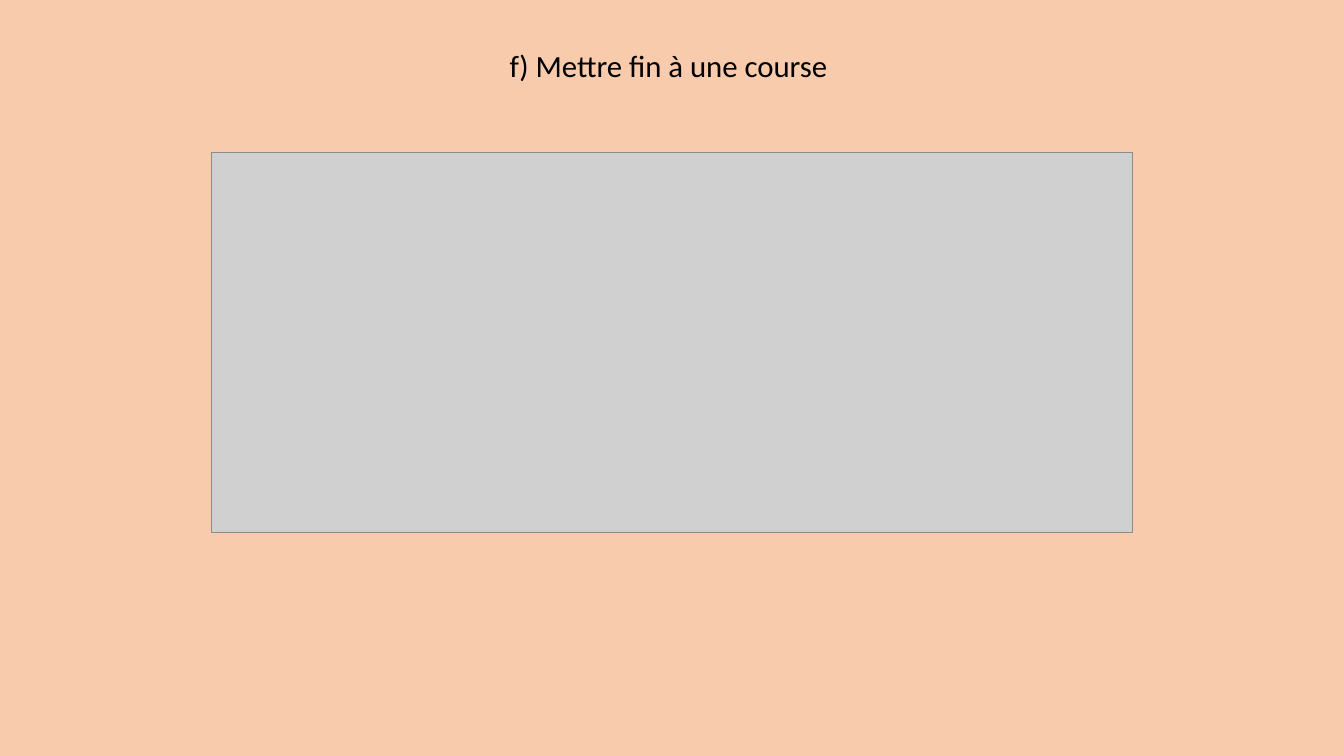
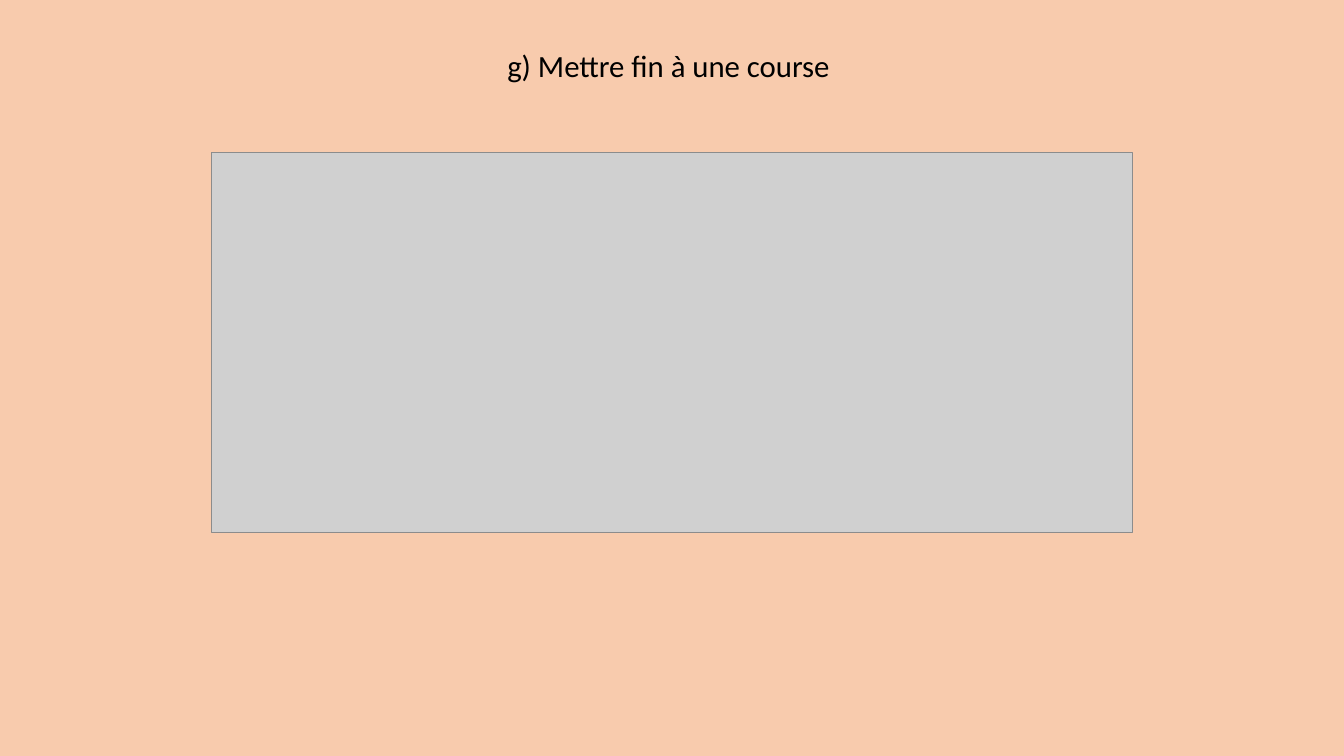
Before and after one commit to Maja2308/Projet_Cross, a slide deck: slide 27 of Diagrammes Communs/Presentation_Revue0.pptx (slide 26 before the commit). Drawn at 1344x756 pixels with LibreOffice and Linux fonts; fonts in the diff are those of the drawing; grey boxes stand for pictures. Boxes give left, top, right and bottom in pixels: in the first picture for what was removed or moved away, otherwise in the second. Text is boxed around its words. In the diff, an @@ line names an element or a change of style, - is before the commit and + after.

```diff
--- a/Diagrammes Communs/Presentation_Revue0.pptx
+++ b/Diagrammes Communs/Presentation_Revue0.pptx
@@ title at bbox=[507, 54, 830, 83]: text changed @@
-f) Mettre fin à une course
+g) Mettre fin à une course
```
Also in this commit, not shown: 3 other slides changed, 2 slides added, 1 slide removed, 1 other file.
